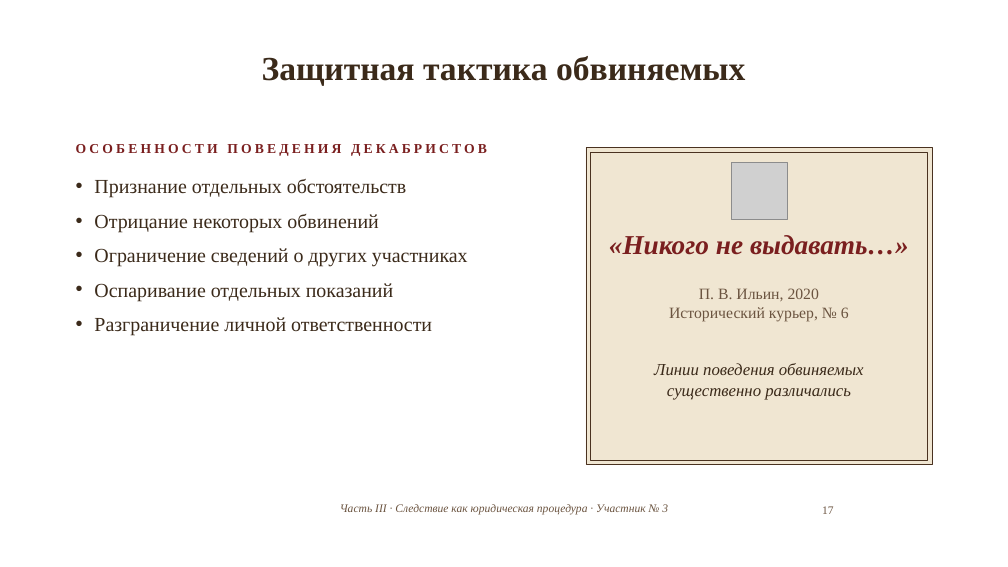
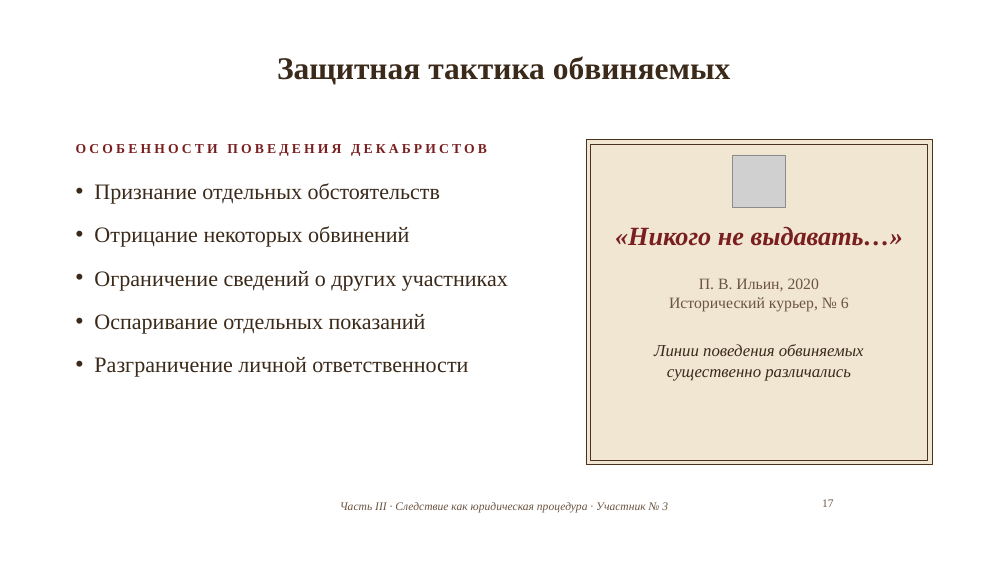
Before and after one commit to matvejkozubenko24-jpg/Project, a slide deck: slide 17 of 6_Презентация_XVIII_век.pptx. Drawn at 1008x567 pixels with LibreOffice and Linux fonts; fonts in the diff are those of the drawing; grey boxes stand for pictures; background and template pictures are left out. Boxes give left, top, right and bottom in pixels: in the first picture for what was removed or moved away, otherwise in the second. Text is boxed around its words. In the diff, an @@ line names an element or a change of style, - is before the commit and + after.

```diff
--- a/6_Презентация_XVIII_век.pptx
+++ b/6_Презентация_XVIII_век.pptx
@@ title "Защитная тактика обвиняемых" at [277,56,730,85]: size 32 to 30 pt @@
@@ rectangle: place and size @@
-rectangle at [586,147,932,465]
+rectangle at [586,140,932,465]
@@ rectangle: place and size @@
-rectangle at [591,152,928,461]
+rectangle at [591,144,928,461]
@@ text "Признание отдельных обстоятельств" at [94,183,508,377]: size 19 to 21 pt; more space between paragraphs @@
@@ picture: place and size @@
-picture at [731,163,788,219]
+picture at [733,155,786,208]
@@ text "«Никого не выдавать…»": place and size @@
-text "«Никого не выдавать…»" at [609,235,909,255]
+text "«Никого не выдавать…»" at [615,227,903,246]
@@ text "«Никого не выдавать…»" at [615,227,903,246]: size 26 to 25 pt @@
@@ text "П. В. Ильин, 2020": place and size @@
-text "П. В. Ильин, 2020" at [669,288,849,321]
+text "П. В. Ильин, 2020" at [669,278,849,311]
@@ text "Линии поведения обвиняемых существенно различались": place and size @@
-text "Линии поведения обвиняемых существенно различались" at [654,363,864,400]
+text "Линии поведения обвиняемых существенно различались" at [654,344,864,381]
@@ page number: place and size @@
-page number at [822,506,834,514]
+page number at [822,499,834,507]
```
Also in this commit, not shown: 26 other slides changed.
